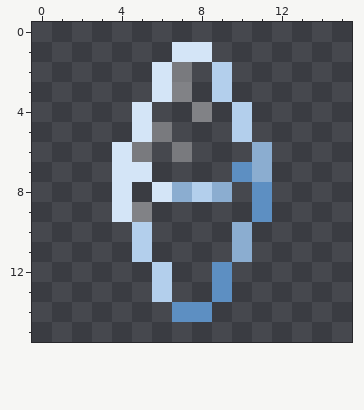
Edited in one commit: pixel-art file (src/main/resources/assets/effect_gem.aseprite). The picture above was drawn from the file before the commit.
16x16 pixels, 1 frame.
After:
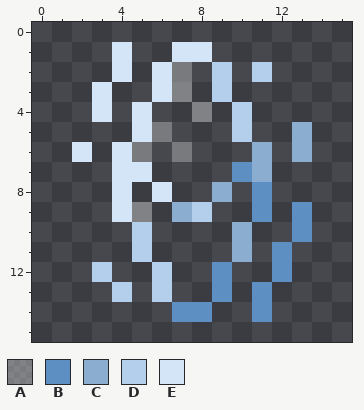
Palette (. is transparent): A #ffffff51  B #5d8fc2  C #8badd0  D #b3cfec  E #d4e5f7
Message: added recipe and sprite for unstable gem
The edit:
layer "draft2" now hidden
layer "draft3" added
There is now colour B in rows 9 to 10 at x 13; in rows 11 to 12 at x 12; in rows 13 to 14 at x 11.
There is now colour C in rows 5 to 6 at x 13; in row 9 at x 7.
There is now colour D in row 2 at x 11; in row 9 at x 8; in row 12 at x 3; in row 13 at x 4.
There is now colour E in rows 1 to 2 at x 4; in rows 3 to 4 at x 3; in row 6 at x 2.
The edit erases colour C in row 8 at x 7.
The edit erases colour D in row 8 at x 8.
